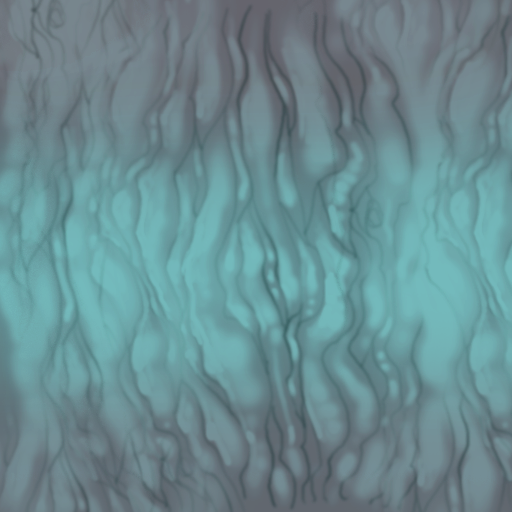
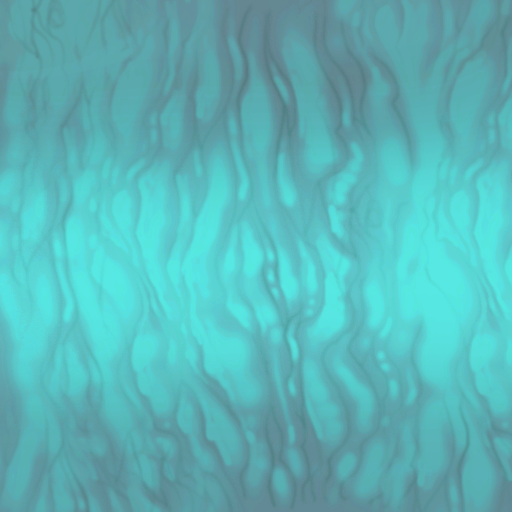
The second 512×512 image is a revision of the first. Changes to its layers:
renamed "Layer 8" to "shade", moved it above "logs" over [0, 0, 512, 512]
renamed "Layer 6" to "logs", showed it, opacity 43% → 100%, blend multiply → normal, painted on it over [0, 0, 512, 512]
